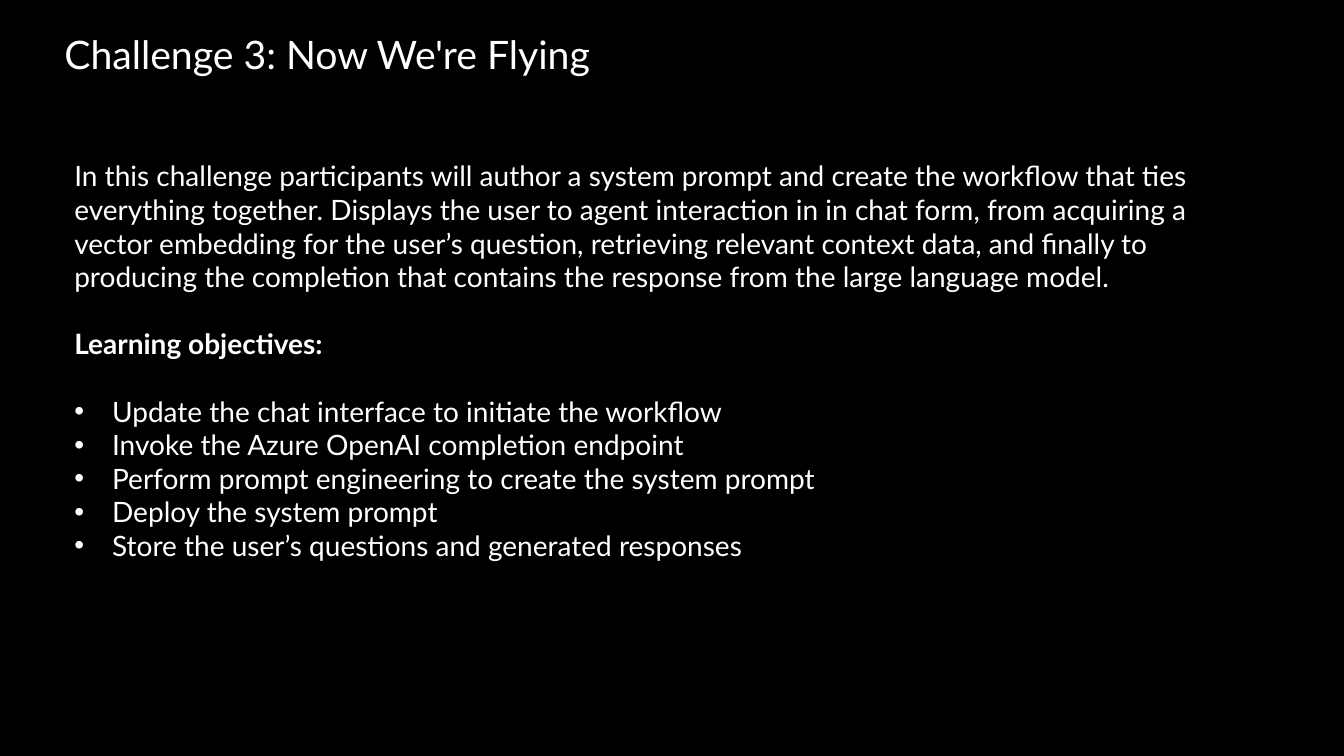
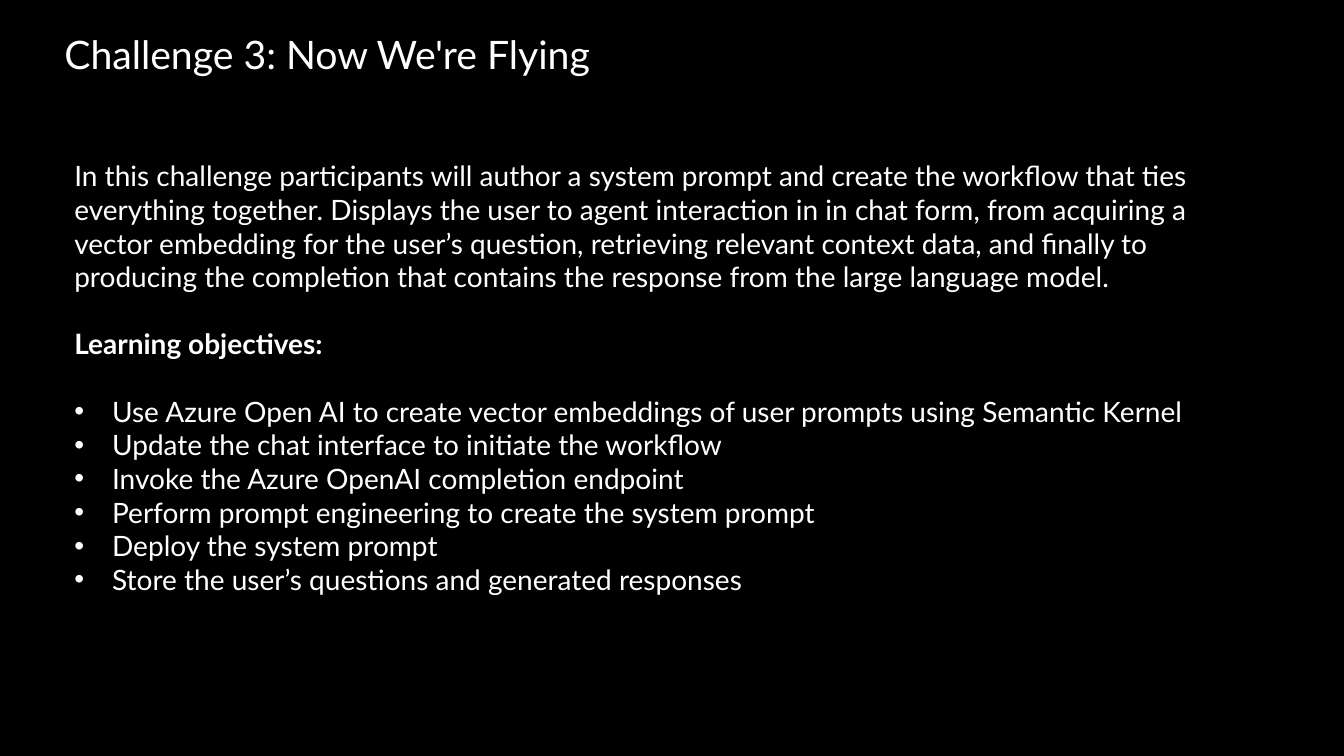
Before and after one commit to Azure/Build-Modern-AI-Apps-Hackathon, a slide deck: slide 15 of OpenAI_Cosmos_DB_Tech_Scenario_Attendee_Coach_Deck.pptx. Drawn at 1344x756 pixels with LibreOffice and Linux fonts; fonts in the diff are those of the drawing; background and template pictures are left out. Boxes give left, top, right and bottom in pixels: in the first picture for what was removed or moved away, otherwise in the second. Text is boxed around its words. In the diff, an @@ line names an element or a change of style, - is before the commit and + after.

```diff
--- a/OpenAI_Cosmos_DB_Tech_Scenario_Attendee_Coach_Deck.pptx
+++ b/OpenAI_Cosmos_DB_Tech_Scenario_Attendee_Coach_Deck.pptx
@@ text at bbox=[112, 401, 1182, 427]: paragraph added @@
+• Use Azure Open AI to create vector embeddings of user prompts using Semantic Kernel
```
Also in this commit, not shown: 1 other slide changed.
